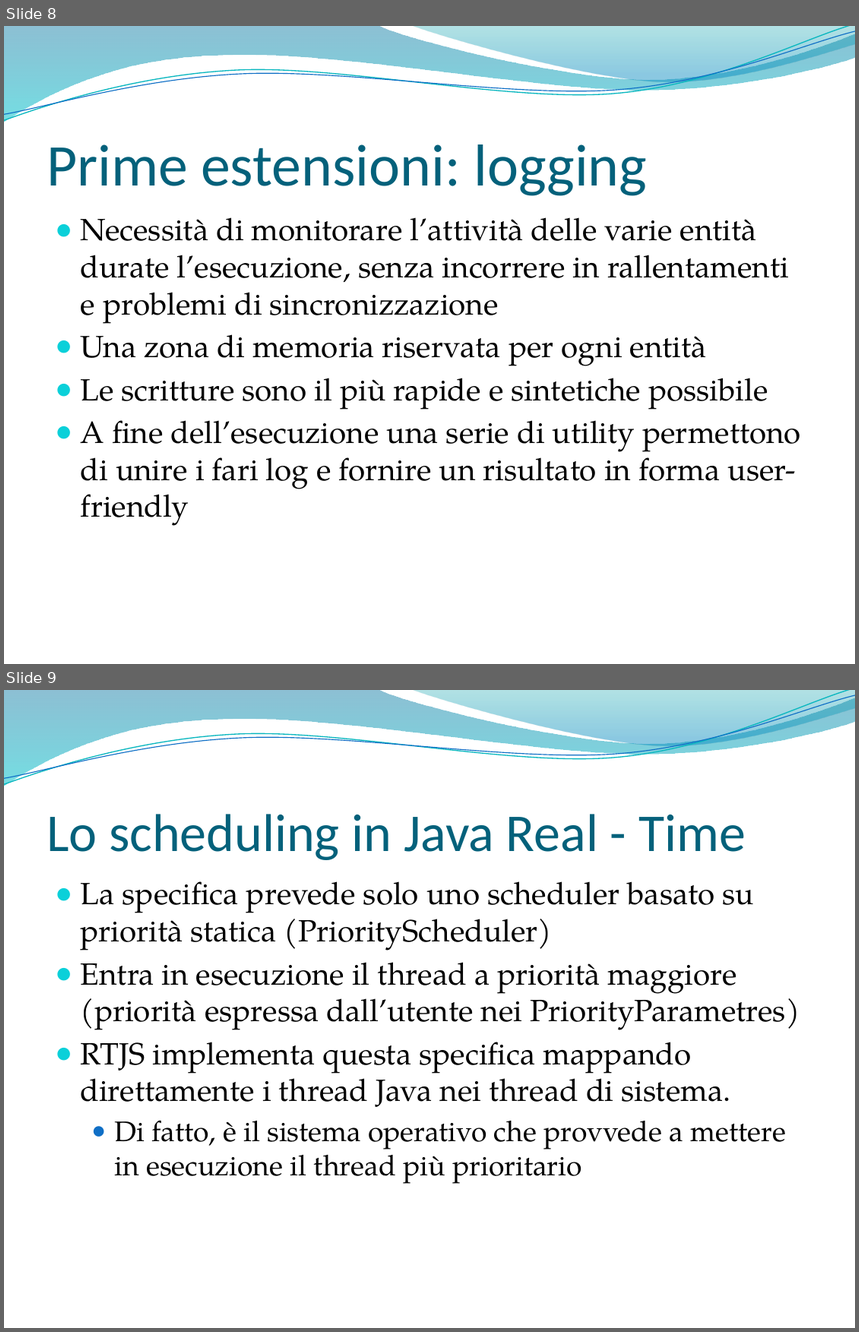
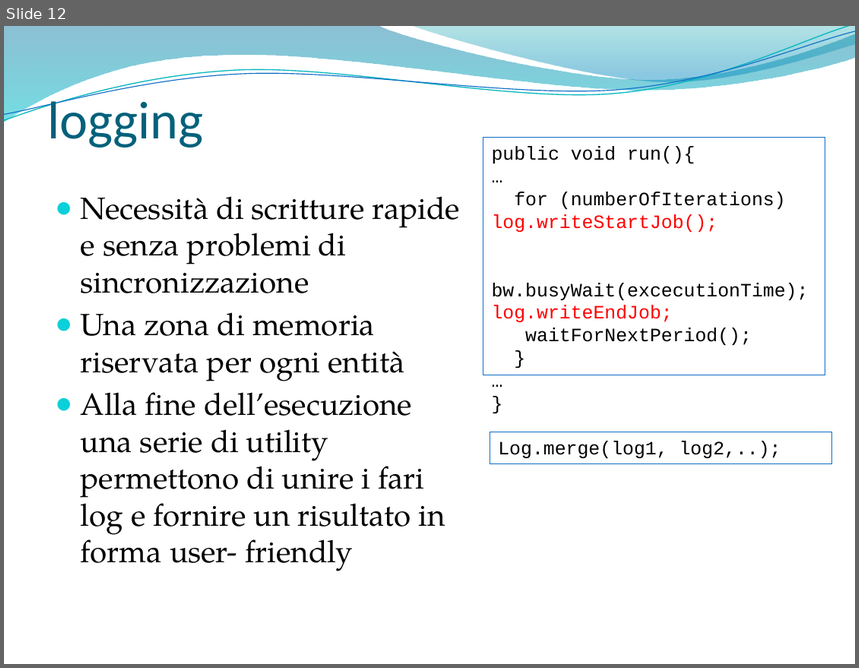
Before and after one commit to marconanni/provejavarealtime, a slide deck: SolarisNetBeansProjects/parti tesi/bozza presentazione.pptx. Shown one above the other, each under a label of ours: slides 8 and 9 before the commit, slide 12 after it. The pictures are 859x1332 and 859x668 pixels, drawn with LibreOffice and Linux fonts; fonts in the diff are those of the drawing; background and template pictures are left out. Boxes give left, top, right and bottom in pixels: in the first picture for what was removed or moved away, otherwise in the second. Text is boxed around its words. In the diff, an @@ line names an element or a change of style, - is before the commit and + after.

```diff
--- a/SolarisNetBeansProjects/parti tesi/bozza presentazione.pptx
+++ b/SolarisNetBeansProjects/parti tesi/bozza presentazione.pptx
@@ slide 9 removed at [4, 690, 855, 1328], background picture (left out); not listed: 4 template elements that a slide beside it also shows @@
@@ title removed at [47, 814, 746, 860] @@
-Lo scheduling in Java Real - Time
@@ text removed at [81, 882, 800, 1184] @@
-● La specifica prevede solo uno scheduler basato su priorità statica (PriorityScheduler)
-● Entra in esecuzione il thread a priorità maggiore (priorità espressa dall’utente nei PriorityParametres)
-● RTJS implementa questa specifica mappando direttamente i thread Java nei thread di sistema.
-  ● Di fatto, è il sistema operativo che provvede a mettere in esecuzione il thread più prioritario
@@ what was slide 8 is now slide 12 @@
@@ slide 12 changed as well @@
@@ title at [47, 94, 203, 148]: text changed; size 50 to 45 pt @@
-Prime estensioni: logging
+logging
@@ rectangle added at [484, 138, 826, 375], outline #0F6FC6 0.75 pt, 16 pt, text #000000 @@
+public void run(){
+…
+for (numberOfIterations) log.writeStartJob(); bw.busyWait(excecutionTime);
+log.writeEndJob;
+waitForNextPeriod();
+}
+…
+}
@@ text "Necessità di scritture rapide e ...": place and size @@
-text "Necessità di scritture rapide e ..." at [81, 218, 801, 526]
+text "Necessità di scritture rapide e ..." at [81, 196, 461, 572]
@@ text at [81, 196, 461, 294]: text changed @@
-● Necessità di monitorare l’attività delle varie entità durate l’esecuzione, senza incorrere in rallentamenti e problemi di sincronizzazione
+● Necessità di scritture rapide e senza problemi di sincronizzazione
@@ text at [81, 392, 446, 572]: text changed @@
-● Le scritture sono il più rapide e sintetiche possibile
-● A fine dell’esecuzione una serie di utility permettono di unire i fari log e fornire un risultato in forma user- friendly
+● Alla fine dell’esecuzione una serie di utility permettono di unire i fari log e fornire un risultato in forma user- friendly
@@ rectangle added at [490, 432, 832, 464], outline #0F6FC6 0.75 pt, 16 pt, text #000000 @@
+Log.merge(log1, log2,..);
```
Also in this commit, not shown: 9 other slides changed, 16 slides added, 12 other slides removed.
